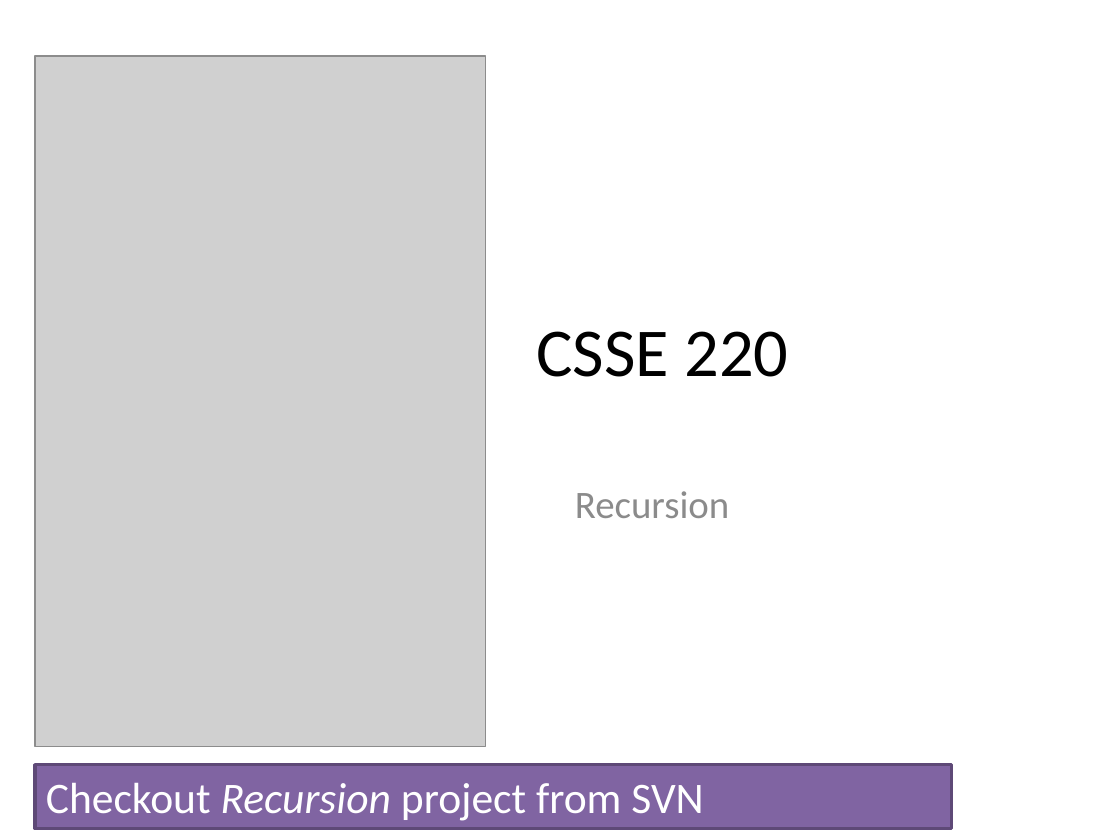
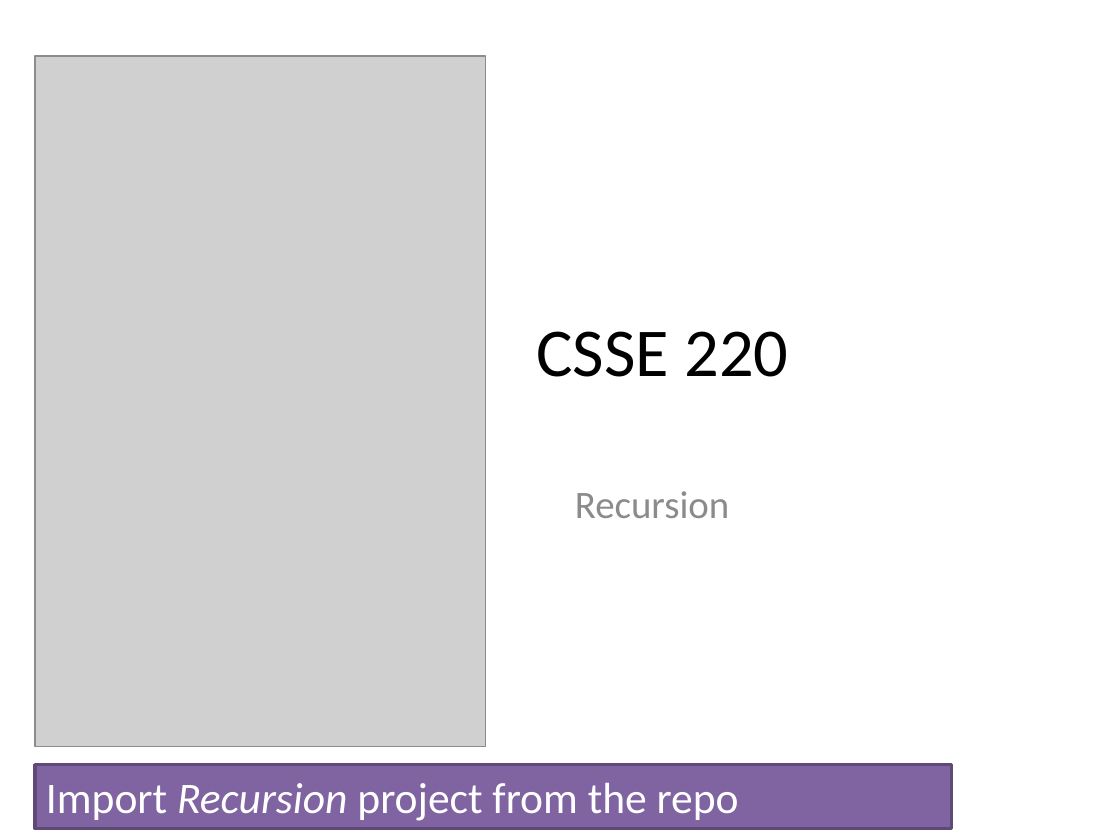
Before and after one commit to RHIT-CSSE/csse220, a slide deck: slide 1 of ClassMaterials/RecursionIntroduction/Slides/Recursion.pptx. Drawn at 1120x840 pixels with LibreOffice and Linux fonts; fonts in the diff are those of the drawing; grey boxes stand for pictures. Boxes give left, top, right and bottom in pixels: in the first picture for what was removed or moved away, otherwise in the second. Text is boxed around its words. In the diff, an @@ line names an element or a change of style, - is before the commit and + after.

Commit message:
slides

```diff
--- a/ClassMaterials/RecursionIntroduction/Slides/Recursion.pptx
+++ b/ClassMaterials/RecursionIntroduction/Slides/Recursion.pptx
@@ text in rectangle at <box>46,783,739,821</box>: text changed @@
-Checkout Recursion project from SVN
+Import Recursion project from the repo
```
